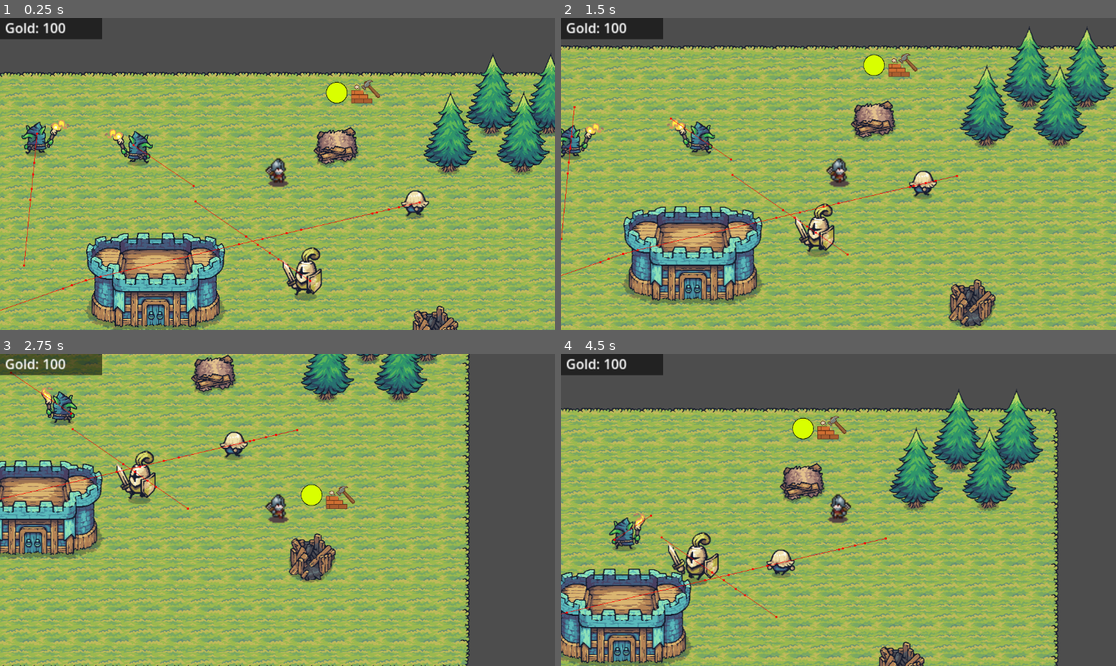
Above: before the commit, frames 1-4 (two rows, left to right).
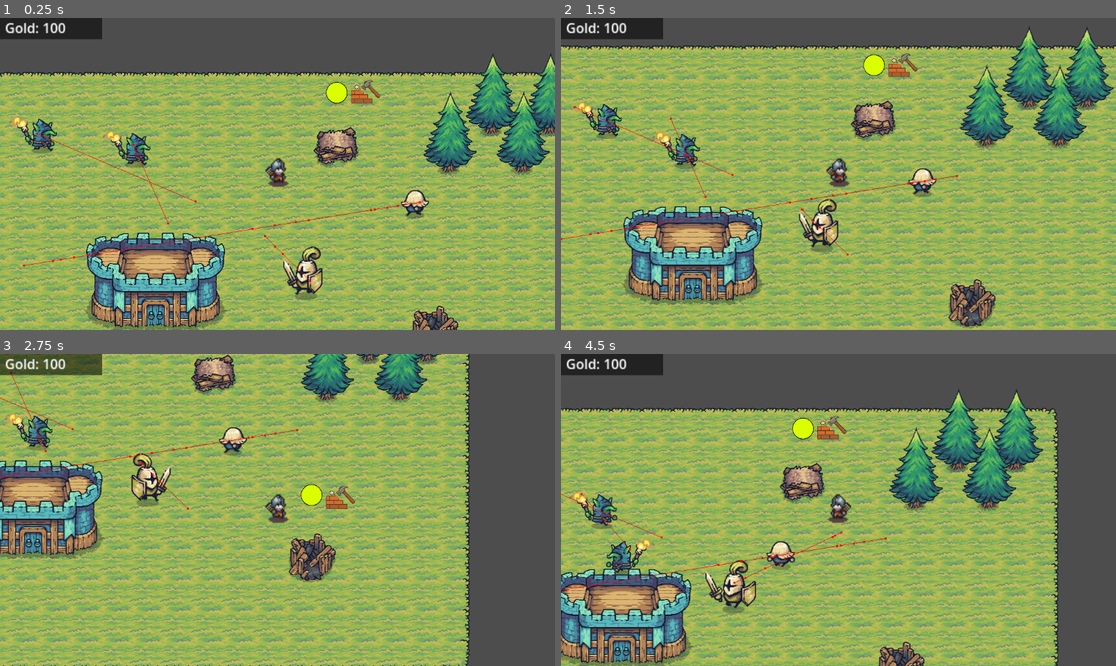
Above: after the commit, the same moments.

Repository: achotai2/battle-game-2D-proto
Game: Godot game, scene res://Scenes/main.tscn
Same seed, same stepped clock (60 frames per second), same inputs: the game is played once before the commit and once after it.
Inputs (mouse positions are in pixels of both pictures, inside the frame that each line leads up to):
- Up to frame 1 (0.25 s): no input
- Up to frame 2 (1.5 s): move the mouse to (960, 158) at 0.52 s; hold Right (move_right) 0.53-1.28 s; tap Ctrl (attack) at 0.6 s; move the mouse to (727, 189) at 1.27 s; hold S (move_down) from 1.28 s (still down); click (727, 189) at 1.35 s
- Up to frame 3 (2.75 s): move the mouse to (333, 441) at 2.02 s; release S (move_down) at 2.03 s; hold Right (move_right) from 2.03 s (still down); tap Space (interact) at 2.1 s
- Up to frame 4 (4.5 s): move the mouse to (810, 572) at 2.77 s; release Right (move_right) at 2.78 s; hold W (move_up) 2.78-3.53 s; tap Ctrl (attack) at 2.85 s; move the mouse to (1005, 556) at 3.52 s; hold A (move_left) from 3.53 s (still down); click (1005, 556) at 3.6 s; move the mouse to (672, 463) at 4.27 s; tap Space (interact) at 4.35 s

The runs differ from the first frame. In frame 1, 2.4% of the frame differs, in the area x 0-78%, y 31-94%; in frame 2, 3.6%; in frame 3, 2.6%; in frame 4, 3.8%, in the area x 0-59%, y 44-85%.
Error in both runs: Trying to assign an array of type "Array" to a variable of type "Array[Node2D]". (res://Scripts/AgentNodes/tactical_lord.gd:35)

Commit message:
Refactor MinionPathfinding to utilize NavigationAgent2D built-ins
I have updated `minion_pathfinding.gd` to better utilize Godot's built-in `NavigationAgent2D` features for arrival and reachability checks, as requested.

Changes:
- **Arrival Checks:** Replaced manual `distance_squared_to` comparisons with `nav_agent.is_target_reached()` and `nav_agent.is_navigation_finished()`.
- **Target Distance:** Implemented dynamic updates to `nav_agent.target_desired_distance` based on the agent's mode (Patrol vs. Move/Chase), ensuring `is_target_reached` behaves correctly for different behaviors (e.g., stopping further away for patrol points).
- **Reachability:** Added checks for `nav_agent.is_target_reachable()` within the `tick` loop. Unreachable targets now trigger immediate recovery actions (picking a new patrol point or stopping) instead of the agent trying to move indefinitely.
- **Stuck Detection:** Enhanced the stuck detection logic to emit a `push_warning` when the agent is stuck and to trigger context-aware recovery:
    - If in `PATROL` mode: A new patrol point is selected immediately.
    - If in other modes: A repath is attempted.
- **Cleanup:** Removed the now-redundant `_is_patrol_target_reached` helper method.
- **Initialization:** Initialized `nav_agent` properties (`path_desired_distance`, `target_desired_distance`) in `_ready` to safe defaults.

Verification:
- Created a temporary mock test script `Scripts/test_minion_pathfinding_logic.gd` (deleted before finalizing) to statically verify the logic flow for stuck detection and mode switching.
- Verified that all new checks (`is_target_reached`, `is_target_reachable`) are standard Godot 4 API calls.

Co-authored-by: achotai2 <64825783+achotai2@users.noreply.github.com>

Diff:
--- a/Scripts/AgentNodes/minion_pathfinding.gd
+++ b/Scripts/AgentNodes/minion_pathfinding.gd
@@ -47,6 +47,8 @@
 		return
 
 	nav_agent.avoidance_enabled = true
+	nav_agent.path_desired_distance = 20.0
+	nav_agent.target_desired_distance = 10.0
 	nav_agent.velocity_computed.connect(_on_velocity_computed)
 	nav_agent.navigation_finished.connect(_on_nav_finished)
 
@@ -84,12 +86,16 @@
 func set_move_target_position(pos: Vector2) -> void:
 	_mode = Mode.MOVE_TO_POS
 	_target_node = null
+	if is_instance_valid(nav_agent):
+		nav_agent.target_desired_distance = 10.0
 	_set_target_pos(pos)
 
 
 func set_chase_target(node: Node2D) -> void:
 	_mode = Mode.CHASE_NODE
 	_target_node = node
+	if is_instance_valid(nav_agent):
+		nav_agent.target_desired_distance = 10.0
 	if is_instance_valid(_target_node):
 		_set_target_pos(_target_node.global_position)
 	else:
@@ -99,6 +105,8 @@
 func start_patrol() -> void:
 	_mode = Mode.PATROL
 	_target_node = null
+	if is_instance_valid(nav_agent):
+		nav_agent.target_desired_distance = patrol_arrival_radius
 	_pick_new_patrol_point(true)
 
 
@@ -138,25 +146,25 @@
 
 	if _stuck_accum >= stuck_time:
 		_stuck_accum = 0.0
-		_refresh_target_and_repath(true)
+		push_warning("MinionPathfinding: Agent stuck at " + str(my_pos))
+		if _mode == Mode.PATROL:
+			_pick_new_patrol_point(true)
+		else:
+			_refresh_target_and_repath(true)
+
+	if not nav_agent.is_target_reachable():
+		if _mode == Mode.PATROL:
+			_pick_new_patrol_point(true)
+		else:
+			_send_desired_velocity(Vector2.ZERO)
+		return
 
 	# --- finished? ---
-	if _mode == Mode.PATROL and _is_patrol_target_reached(my_pos):
-		_send_desired_velocity(Vector2.ZERO)
-		if not _patrol_pause_timer.is_stopped():
-			return
-		if patrol_pause_seconds > 0.0:
-			_patrol_pause_timer.start(patrol_pause_seconds)
-		else:
-			_pick_new_patrol_point(true)
-		return
-
-	if nav_agent.is_navigation_finished():
-		_send_desired_velocity(Vector2.ZERO)
-		# Patrol: upon arrival, pause then pick a new point
-		if _mode == Mode.PATROL and not _patrol_pause_timer.is_stopped():
-			return
-		if _mode == Mode.PATROL:
+	if nav_agent.is_target_reached() or nav_agent.is_navigation_finished():
+		_send_desired_velocity(Vector2.ZERO)
+		if _mode == Mode.PATROL:
+			if not _patrol_pause_timer.is_stopped():
+				return
 			if patrol_pause_seconds > 0.0:
 				_patrol_pause_timer.start(patrol_pause_seconds)
 			else:
@@ -257,12 +265,6 @@
 	_set_target_pos(center)
 
 
-func _is_patrol_target_reached(my_pos: Vector2) -> bool:
-	if patrol_arrival_radius <= 0.0:
-		return nav_agent.is_navigation_finished()
-	return my_pos.distance_squared_to(_target_pos) <= patrol_arrival_radius * patrol_arrival_radius
-
-
 func _on_velocity_computed(safe_velocity: Vector2) -> void:
 	_send_desired_velocity(safe_velocity)
 
